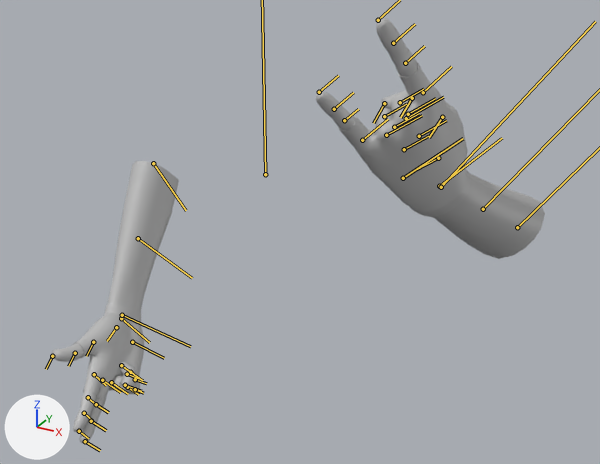
Renders of the FBX model Art Share/TeensySummer/images/PLAYER/ANIM_player_menuStart.fbx from each side of a commit.
The view is the same before and after, from a 50 mm camera at (0.44, -0.723, 0.303) aimed at (-0.009, 0.094, -0.105). The lights are fixed; the arrows at lower left show +X, +Y and +Z. Both versions are drawn at frame 4122 of the action 'Take 001'; the numbers are the values there. The bones that bend it are drawn over the model as lines.

Objects in the first picture: 'MESH_player'.
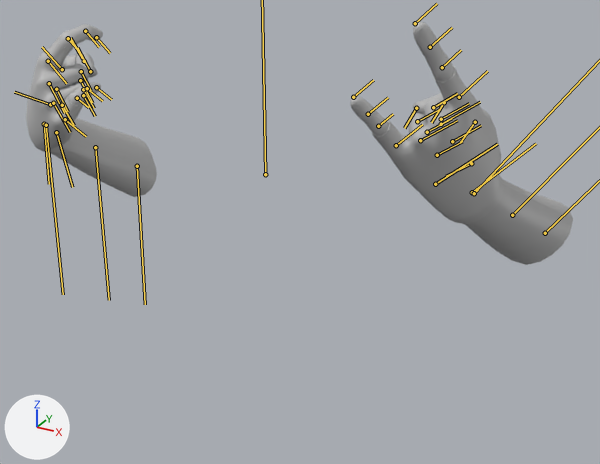
Where the change shows, as pixel boxes [x1, y1, x2, y2] in the pictures (600 x 464 px):
'MESH_player', posed (11% wider, 43% shorter)
    before: [52, 19, 545, 443]
    after: [26, 22, 573, 265]
bone 'r_armLower_skin', root to tip
    before: (153, 163) to (186, 210)
    after: (137, 166) to (145, 304)
bone 'r_hand_skin', root to tip
    before: (121, 318) to (149, 342)
    after: (44, 124) to (49, 184)
bone 'r_fingerThumb0_skin', root to tip
    before: (116, 327) to (107, 341)
    after: (50, 104) to (14, 92)
bone 'r_fingerThumb1_skin', root to tip
    before: (93, 342) to (86, 356)
    after: (62, 69) to (42, 47)
bone 'r_fingerThumb2_skin', root to tip
    before: (75, 353) to (68, 366)
    after: (84, 61) to (70, 38)
bone 'r_fingerIndex0_skin', root to tip
    before: (94, 374) to (106, 385)
    after: (48, 61) to (66, 83)
bone 'r_fingerIndex1_skin', root to tip
    before: (88, 397) to (96, 405)
    after: (68, 38) to (80, 52)
bone 'r_fingerIndex2_skin', root to tip
    before: (84, 413) to (93, 421)
    after: (85, 31) to (99, 47)
bone 'r_fingerMiddle0_skin', root to tip
    before: (102, 380) to (120, 392)
    after: (49, 83) to (64, 113)
bone 'r_fingerMiddle1_skin', root to tip
    before: (96, 404) to (108, 412)
    after: (81, 71) to (91, 90)
bone 'r_fingerMiddle2_skin', root to tip
    before: (91, 421) to (106, 430)
    after: (80, 80) to (92, 102)
bone 'r_fingerRing0_skin', root to tip
    before: (111, 382) to (128, 394)
    after: (53, 103) to (70, 132)
bone 'r_fingerRing1_skin', root to tip
    before: (127, 387) to (138, 394)
    after: (83, 89) to (94, 108)
bone 'r_fingerRing2_skin', root to tip
    before: (130, 372) to (142, 380)
    after: (83, 95) to (95, 116)
bone 'r_fingerPinky0_skin', root to tip
    before: (125, 385) to (141, 391)
    after: (65, 119) to (86, 136)
bone 'r_fingerPinky1_skin', root to tip
    before: (135, 389) to (143, 393)
    after: (77, 98) to (88, 107)
bone 'r_arm_twist0_skin', root to tip
    before: (138, 238) to (192, 278)
    after: (95, 147) to (109, 300)
bone 'r_arm_twist1_skin', root to tip
    before: (122, 315) to (190, 346)
    after: (46, 125) to (63, 294)

The change in detail:
Bone 'l_armLower_skin' (bone_l_armlower_skin) moves from (-2.78, -9.23, -7.65) to (-2.78, -9.23, -10.93).
Bone 'r_armLower_skin' (bone_r_armlower_skin) moves from (5.56, 11.42, 19.71) to (-0.89, 9.31, 17.69).
Bone 'r_armLower_skin' (bone_r_armlower_skin) turns from (13, -11, -47) to (-19, -8, 32) degrees about its own x, y and z.
Bone 'r_hand_skin' (bone_r_hand_skin) turns from (-19, 1, 17) to (-7, -29, 9) degrees about its own x, y and z.
Bone 'r_fingerThumb0_skin' (bone_r_fingerthumb0_skin) turns from (-17, -2, -28) to (38, 15, 18) degrees about its own x, y and z.
Bone 'r_fingerThumb1_skin' (bone_r_fingerthumb1_skin) turns from (0, 10, 0) to (-28, -32, 45) degrees about its own x, y and z.
Bone 'r_fingerThumb2_skin' (bone_r_fingerthumb2_skin) turns from (0, 29, 0) to (9, -44, 4) degrees about its own x, y and z.
Bone 'r_fingerIndex0_skin' (bone_r_fingerindex0_skin) moves from (0.0, 0.0, 0.0) to (0.54, 0.0, -0.02).
Bone 'r_fingerIndex0_skin' (bone_r_fingerindex0_skin) turns from (0, -2, -3) to (-46, -35, 37) degrees about its own x, y and z.
Bone 'r_fingerIndex1_skin' (bone_r_fingerindex1_skin) turns from (0, 3, 0) to (0, -44, 0) degrees about its own x, y and z.
Bone 'r_fingerIndex2_skin' (bone_r_fingerindex2_skin) turns from (0, 3, 0) to (0, -46, 0) degrees about its own x, y and z.
Bone 'r_fingerMiddle0_skin' (bone_r_fingermiddle0_skin) moves from (0.0, -0.46, 0.0) to (0.69, 0.0, -0.03).
Bone 'r_fingerMiddle0_skin' (bone_r_fingermiddle0_skin) turns from (-8, -5, 2) to (-89, -69, 83) degrees about its own x, y and z.
Bone 'r_fingerMiddle1_skin' (bone_r_fingermiddle1_skin) turns from (0, 3, 0) to (0, -89, 0) degrees about its own x, y and z.
Bone 'r_fingerMiddle2_skin' (bone_r_fingermiddle2_skin) turns from (0, 3, 0) to (0, -91, 0) degrees about its own x, y and z.
Bone 'r_fingerRing0_skin' (bone_r_fingerring0_skin) moves from (0.02, -1.06, -0.09) to (0.69, 0.0, -0.03).
Bone 'r_fingerRing0_skin' (bone_r_fingerring0_skin) turns from (-2, -72, 6) to (-88, -73, 82) degrees about its own x, y and z.
Bone 'r_fingerRing1_skin' (bone_r_fingerring1_skin) turns from (0, -116, 0) to (0, -89, 0) degrees about its own x, y and z.
Bone 'r_fingerRing2_skin' (bone_r_fingerring2_skin) turns from (0, -49, 0) to (0, -91, 0) degrees about its own x, y and z.
Bone 'r_fingerPinky0_skin' (bone_r_fingerpinky0_skin) moves from (0.09, -1.05, 0.09) to (0.54, 0.0, -0.02).
Bone 'r_fingerPinky0_skin' (bone_r_fingerpinky0_skin) turns from (-32, -69, 38) to (-46, -35, 44) degrees about its own x, y and z.
Bone 'r_fingerPinky1_skin' (bone_r_fingerpinky1_skin) turns from (1, -123, -5) to (0, -44, 0) degrees about its own x, y and z.
Bone 'r_arm_twist0_skin' (bone_r_arm_twist0_skin) turns from (-10, 0, 0) to (-2, 0, 0) degrees about its own x, y and z.
Bone 'r_arm_twist1_skin' (bone_r_arm_twist1_skin) turns from (-16, 0, 0) to (-4, 0, 0) degrees about its own x, y and z.
